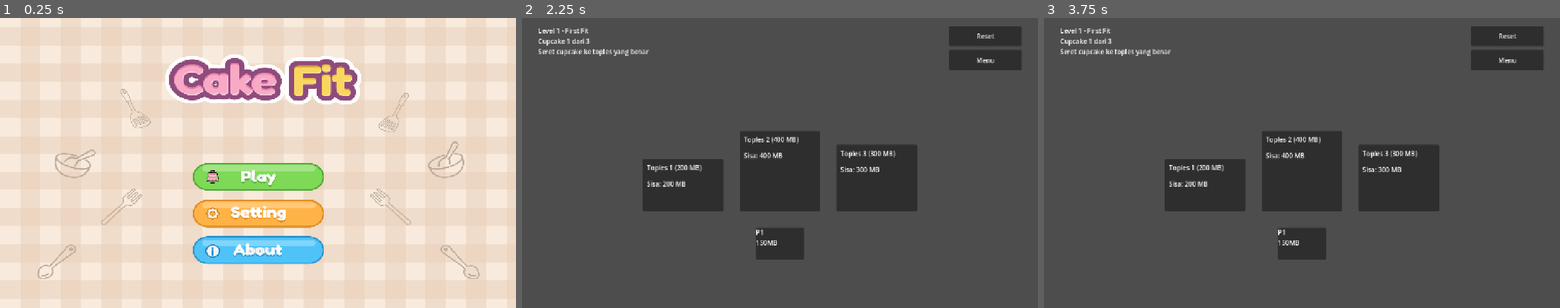
Above: before the commit, frames 1-3 (left to right).
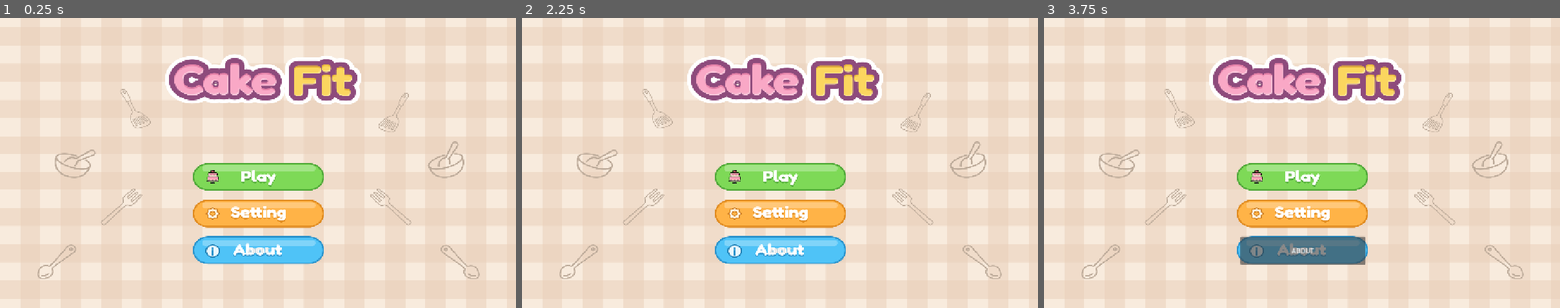
Above: after the commit, the same moments.

Repository: IkmalFirmansyah/cakefit
Game: Godot game, scene res://main_menu.tscn
The game is run twice, just before and just after one commit, with the same random seed, the same clock (stepped at 60 frames per second) and the same inputs.
Inputs (mouse positions are in pixels of both pictures, inside the frame that each line leads up to):
- Up to frame 1 (0.25 s): no input
- Up to frame 2 (2.25 s): click (780, 177) at 0.5 s, where only the run before the commit has a clickable "PLAY"; click (986, 61) at 1.25 s, where only the run before the commit has a clickable "Menu"; click (780, 177) at 2 s, where only the run before the commit has a clickable "PLAY"
- Up to frame 3 (3.75 s): click (1508, 35) at 2.75 s, where only the run before the commit has a clickable "Reset"; click (1302, 250) at 3.5 s, where only the run after the commit has a clickable "ABOUT"

The runs differ from the first frame. In frame 1, less than 0.1% of the frame differs, in the area x 48-51%, y 54-56%; in frame 2, 100%, in the area x 0-100%, y 0-100%; in frame 3, 100%.

Commit message:
Revisi tampilan

Diff:
--- a/cakefit---sistem-operasi/main_menu.tscn
+++ b/cakefit---sistem-operasi/main_menu.tscn
@@ -39,6 +39,7 @@
 expand_mode = 1
 
 [node name="SettingsButton" type="Button" parent="." unique_id=189379298]
+visible = false
 layout_mode = 0
 offset_left = 484.0
 offset_top = 449.0
@@ -47,13 +48,13 @@
 theme_override_styles/normal = SubResource("StyleBoxEmpty_ql73s")
 
 [node name="PlayButton" type="Button" parent="." unique_id=808801615]
+visible = false
 layout_mode = 0
 offset_left = 482.0
 offset_top = 361.0
 offset_right = 792.0
 offset_bottom = 431.0
 theme_override_styles/normal = SubResource("StyleBoxEmpty_fu7sn")
-text = "PLAY"
 
 [node name="AboutButton" type="Button" parent="." unique_id=161057875]
 layout_mode = 0
